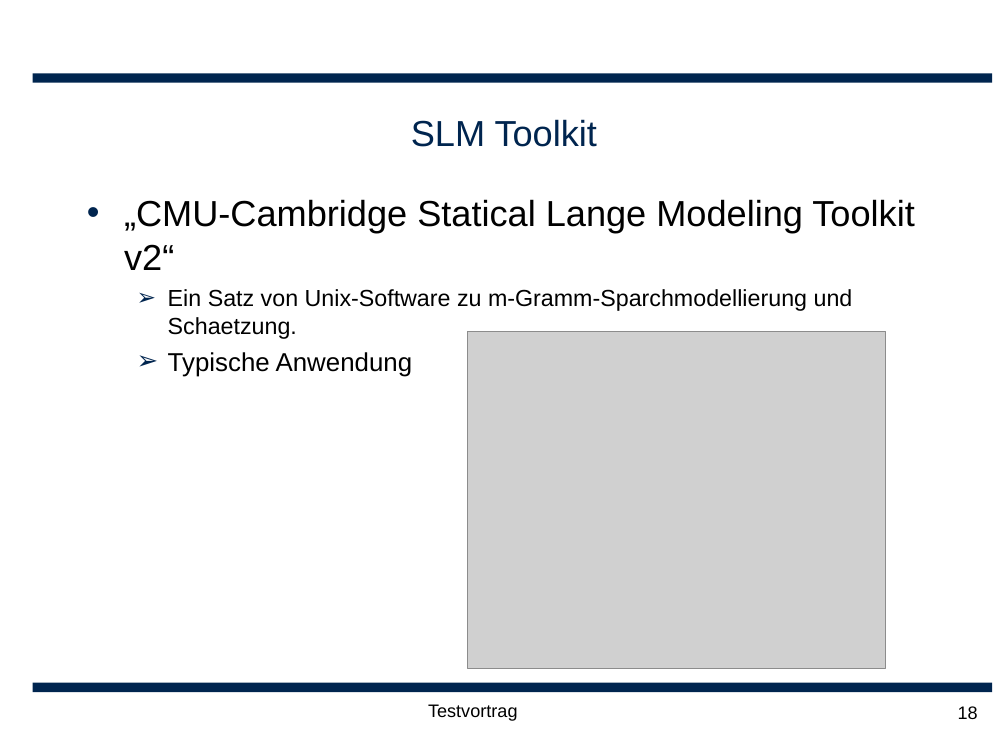
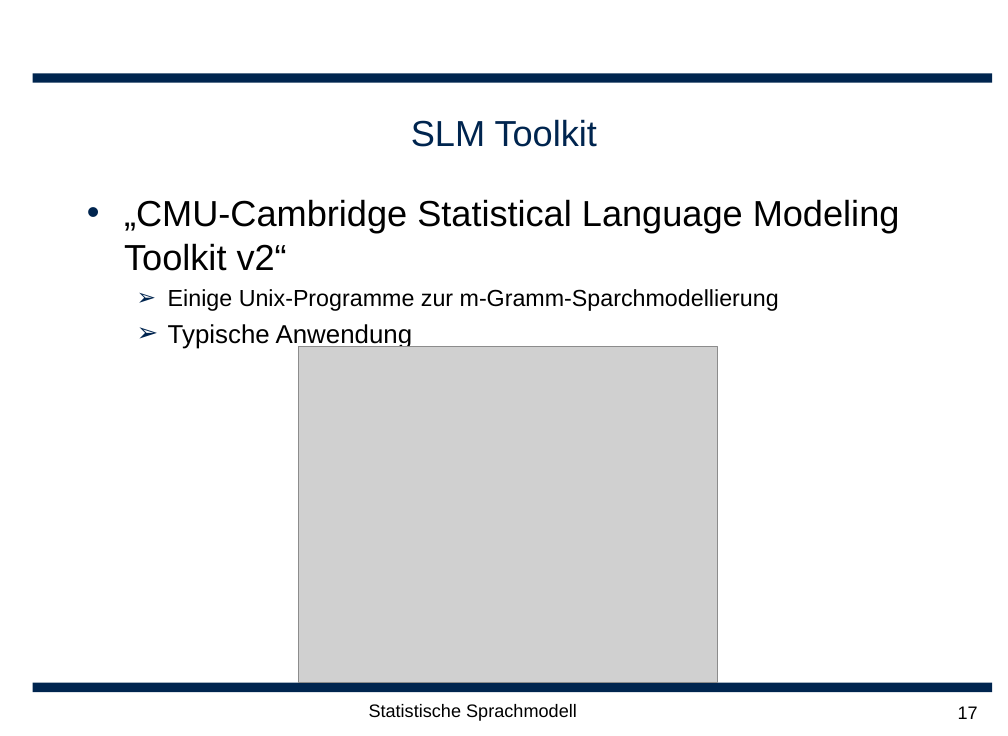
Before and after one commit to leonard117/arbeittet, a slide deck: slide 17 of ARS/doc/Statische Sprachmodellierung.ppt (slide 18 before the commit). Drawn at 1008x736 pixels with LibreOffice and Linux fonts; fonts in the diff are those of the drawing; grey boxes stand for pictures; background and template pictures are left out. Boxes give left, top, right and bottom in pixels: in the first picture for what was removed or moved away, otherwise in the second. Text is boxed around its words. In the diff, an @@ line names an element or a change of style, - is before the commit and + after.

```diff
--- a/ARS/doc/Statische Sprachmodellierung.ppt
+++ b/ARS/doc/Statische Sprachmodellierung.ppt
@@ text at box(124, 199, 900, 311): text changed; size 18 to 28 pt @@
-• „CMU-Cambridge Statical Lange Modeling Toolkit v2“
-  ➢ Ein Satz von Unix-Software zu m-Gramm-Sparchmodellierung und Schaetzung.
+• „CMU-Cambridge Statistical Language Modeling Toolkit v2“
+  ➢ Einige Unix-Programme zur m-Gramm-Sparchmodellierung
@@ picture: place and size @@
-picture at box(467, 331, 885, 668)
+picture at box(298, 346, 717, 683)
@@ text at box(369, 704, 577, 721): text changed @@
-Testvortrag
+Statistische Sprachmodell
@@ page number at box(958, 706, 978, 719): text changed @@
-18
+17
```
Also in this commit, not shown: 15 other slides changed, 5 slides added, 4 slides removed.
